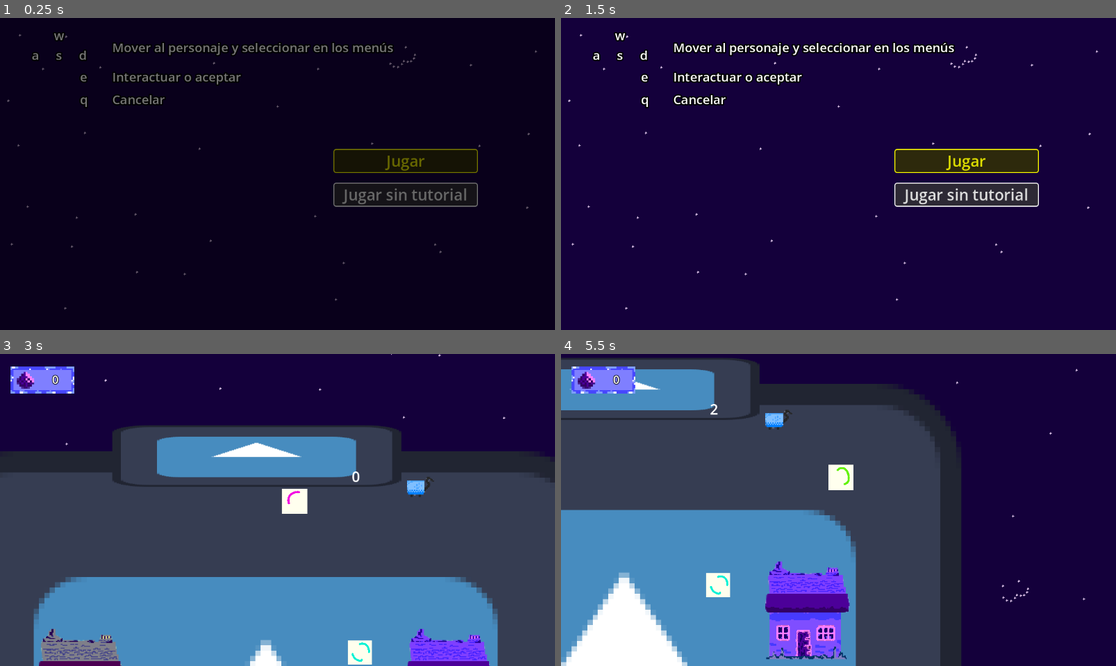
Above: before the commit, frames 1-4 (two rows, left to right).
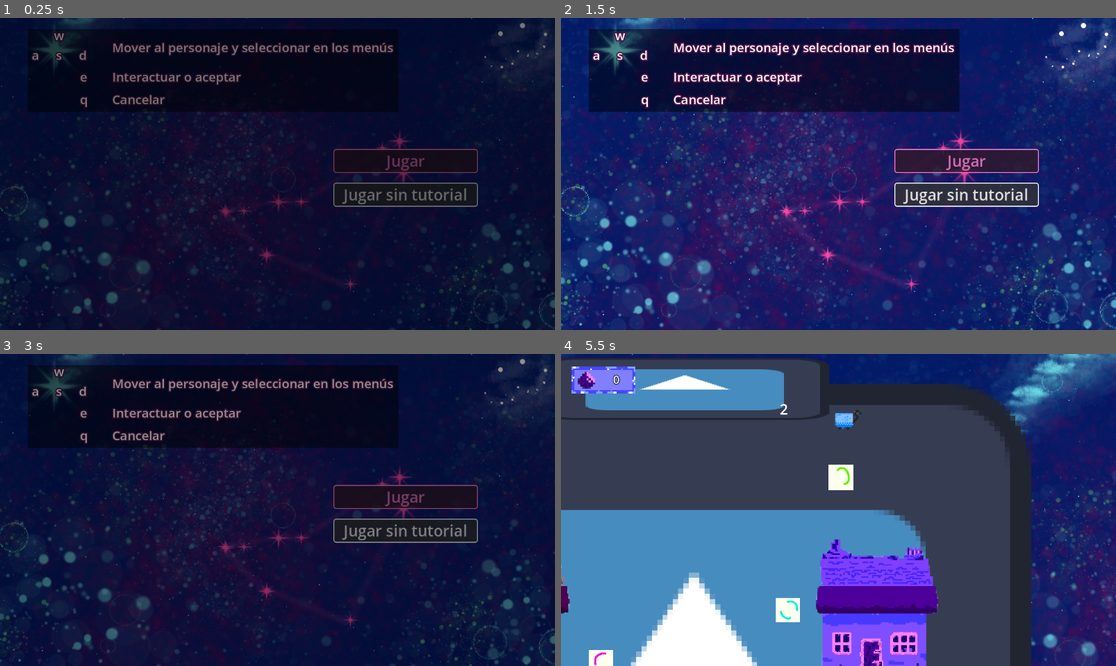
Above: after the commit, the same moments.

Repository: HectorAldao/quantic_gamejam
Game: Godot game, scene res://menus/main_menu/main_menu.tscn
Two runs of this game, one before a commit and one after it. Both use one fixed random seed, a clock stepped at 60 frames per second and the inputs below. The engine's default icon, where the game draws it, is replaced by a stand-in: a white triangle on a blue panel in a dark square.
Inputs (mouse positions are in pixels of both pictures, inside the frame that each line leads up to):
- Up to frame 1 (0.25 s): no input
- Up to frame 2 (1.5 s): click "Jugar sin tutorial" at 0.5 s; click "Jugar" at 1.25 s
- Up to frame 3 (3 s): click "Jugar" at 2 s; tap Enter (ui_accept) at 2.75 s; move the mouse to (399, 494) at 2.77 s; hold D (move_character_right) from 2.78 s (still down); hold E (interact) from 2.78 s (still down)
- Up to frame 4 (5.5 s): tap Enter (ui_accept) at 3.02, 3.77, 5.27 s; move the mouse to (727, 525) at 3.52 s; release D (move_character_right) at 3.53 s; release E (interact) at 3.53 s; hold S (move_character_down) 3.53-4.28 s; tap E (interact) at 3.6, 5.1 s; move the mouse to (894, 441) at 4.27 s; hold D (move_character_right) 4.28-5.03 s; hold E (interact) 4.28-5.03 s; move the mouse to (810, 572) at 5.02 s; hold W (move_character_up) from 5.03 s (still down)

The runs differ from the first frame. In frame 1, 14% of the frame differs, in the area x 0-100%, y 0-100%; in frame 2, 83%; in frame 3, 87%; in frame 4, 57%.
Error after the commit: Cannot call method 'change_scene_to_file' on a null value. (res://menus/main_menu/main_menu.gd:139)

Commit message:
feat: improve background and added fade on main menu

Diff:
--- a/godot_proyecto/menus/main_menu/main_menu.gd
+++ b/godot_proyecto/menus/main_menu/main_menu.gd
@@ -68,7 +68,7 @@
 	style_hover.border_width_right = 3
 	style_hover.border_width_top = 3
 	style_hover.border_width_bottom = 3
-	style_hover.border_color = Color(1.0, 1.0, 0.0, 1.0)
+	style_hover.border_color = Color(0.967, 0.485, 0.818, 1.0)
 	style_hover.corner_radius_top_left = 5
 	style_hover.corner_radius_top_right = 5
 	style_hover.corner_radius_bottom_left = 5
@@ -88,7 +88,7 @@
 func update_selection() -> void:
 	for i in range(menu_options.size()):
 		if i == current_selection:
-			menu_options[i].modulate = Color(1.0, 1.0, 0.0)  # Amarillo
+			menu_options[i].modulate = Color(0.967, 0.485, 0.818, 1.0)  # Amarillo
 		else:
 			menu_options[i].modulate = Color(1.0, 1.0, 1.0)  # Blanco
 
@@ -118,10 +118,22 @@
 
 
 func _select_current_option() -> void:
-	UiLayer.get_node("HUDContainer/PanelHuevos").visible = true
 	match current_selection:
 		0:  # Jugar
-			get_tree().change_scene_to_file("res://scenes/zonas/pueblo/pueblo.tscn")
+			await _start_game_with_fade("res://scenes/zonas/pueblo/pueblo.tscn")
 		1:  # Jugar sin tutorial
 			Global.tutorial_was_played = true
-			get_tree().change_scene_to_file("res://scenes/zonas/pueblo/pueblo.tscn")
+			await _start_game_with_fade("res://scenes/zonas/pueblo/pueblo.tscn")
+
+
+func _start_game_with_fade(scene_path: String) -> void:
+	# Emitir señal de puerta abierta para activar fade out
+	Global.door_opended.emit(scene_path)
+
+	# Esperar a que termine el fade out
+	await Global.fade_out_completed
+
+	UiLayer.get_node("HUDContainer/PanelHuevos").visible = true
+
+	# Cambiar de escena (el fade in se ejecutará automáticamente en _ready de UiLayer)
+	get_tree().change_scene_to_file(scene_path)
--- a/godot_proyecto/menus/main_menu/main_menu.tscn
+++ b/godot_proyecto/menus/main_menu/main_menu.tscn
@@ -15,13 +15,23 @@
 
 [node name="BackgroundLayer" parent="." unique_id=1326306561 instance=ExtResource("2_vu5tu")]
 layout_mode = 1
-grow_horizontal = 1
-grow_vertical = 1
+offset_left = -415.0
+offset_top = -194.0
+offset_right = 176.0
+offset_bottom = 438.0
 
 [node name="Controles" type="Control" parent="." unique_id=1610132230]
 anchors_preset = 0
 offset_right = 40.0
 offset_bottom = 40.0
+
+[node name="ColorRect" type="ColorRect" parent="Controles" unique_id=630101526]
+layout_mode = 0
+offset_left = 58.0
+offset_top = 23.0
+offset_right = 827.0
+offset_bottom = 195.0
+color = Color(0, 0, 0, 0.47058824)
 
 [node name="wasd" type="Control" parent="Controles" unique_id=1559191567]
 anchors_preset = 0
--- a/godot_proyecto/menus/main_menu/main_menu_label_settings.tres
+++ b/godot_proyecto/menus/main_menu/main_menu_label_settings.tres
@@ -3,4 +3,4 @@
 [resource]
 font_size = 26
 outline_size = 10
-outline_color = Color(0, 0, 0, 1)
+outline_color = Color(0.30488804, 0.07700742, 0.274426, 1)
--- a/godot_proyecto/project.godot
+++ b/godot_proyecto/project.godot
@@ -73,4 +73,4 @@
 textures/canvas_textures/default_texture_filter=0
 renderer/rendering_method="gl_compatibility"
 renderer/rendering_method.mobile="gl_compatibility"
-environment/defaults/default_clear_color=Color(0.078431375, 0, 0.23137255, 1)
+environment/defaults/default_clear_color=Color(0.015686275, 0.09803922, 0.4, 1)
--- a/godot_proyecto/scenes/objetos/casa/casa.tscn
+++ b/godot_proyecto/scenes/objetos/casa/casa.tscn
@@ -10,10 +10,11 @@
 script = ExtResource("1_frsrf")
 
 [node name="Sprite2D" type="Sprite2D" parent="." unique_id=864234462]
-scale = Vector2(1.9663349, 1.9663349)
+scale = Vector2(2.8570065, 2.8570065)
 texture = ExtResource("2_8nq62")
 
 [node name="StaticBody2D" type="StaticBody2D" parent="." unique_id=780920500]
+scale = Vector2(1.4529603, 1.4529603)
 
 [node name="CollisionShape2D" type="CollisionShape2D" parent="StaticBody2D" unique_id=686374835]
 position = Vector2(-4, 35)
--- a/godot_proyecto/scenes/zonas/granja/granja.tscn
+++ b/godot_proyecto/scenes/zonas/granja/granja.tscn
@@ -107,17 +107,17 @@
 offset_bottom = 512.0
 
 [node name="Gato" parent="." unique_id=183913162 instance=ExtResource("7_0tmab")]
-position = Vector2(-477.13516, -5.3331823)
+position = Vector2(-547.08594, -24.677002)
 sprite_texture = ExtResource("8_12qer")
 cientifica = "schrodinger"
 
 [node name="PolloRadioactivo" parent="." unique_id=750667649 instance=ExtResource("7_0tmab")]
-position = Vector2(-53.137978, 72.009315)
+position = Vector2(-230.38464, 194.35524)
 sprite_texture = ExtResource("9_4ieh7")
 cientifica = "curie"
 
 [node name="Oveja" parent="." unique_id=233454787 instance=ExtResource("7_0tmab")]
-position = Vector2(-540.18726, -6.9098554)
+position = Vector2(338.2489, 365.05334)
 "multiplicador_tamaño" = 1.5
 velocidad = 35.0
 sprite_texture = ExtResource("10_m1qic")
@@ -125,7 +125,7 @@
 mira_derecha = false
 
 [node name="Erizo" parent="." unique_id=1424811808 instance=ExtResource("7_0tmab")]
-position = Vector2(-12.868399, -43.54325)
+position = Vector2(-518.7358, 79.54223)
 "multiplicador_tamaño" = 0.5
 velocidad = 30.0
 sprite_texture = ExtResource("11_nes8p")
@@ -133,13 +133,13 @@
 mira_derecha = false
 
 [node name="Conejo" parent="." unique_id=1397820351 instance=ExtResource("7_0tmab")]
-position = Vector2(-192.04338, -51.850197)
+position = Vector2(547.57794, -25.622892)
 "multiplicador_tamaño" = 1.25
 velocidad = 70.0
 sprite_texture = ExtResource("12_o7v88")
 
 [node name="BackgroundLayer" parent="." unique_id=1326306561 instance=ExtResource("13_4ieh7")]
-offset_left = -3488.0
+offset_left = -3522.0
 offset_top = -1443.0
-offset_right = 3527.1113
+offset_right = 3493.1113
 offset_bottom = 2503.0
--- a/godot_proyecto/scenes/zonas/pueblo/pueblo.gd
+++ b/godot_proyecto/scenes/zonas/pueblo/pueblo.gd
@@ -1,5 +1,38 @@
 extends Node2D
+
+signal dialog_requested(npc_name: String, dialog_lines: Array)
+
+# Dictionary containing tutorial dialog
+var dialogs: Dictionary = {
+	"heisenberg_tutorial": [
+		"h Ah, perfecto, llegas justo a tiempo.",
+		"p Buenos días, profesor. Me dijo que tenía algo urgente que...",
+		"h Me voy de viaje. Indefinidamente. Tú te quedas a cargo de esto.",
+		"p ¿Perdón, se refiere a la granja? ¿Una beca doctoral incluye cuidar granjas?",
+		"h No es una granja normal. Es una Granja Cuántica TM.",
+		"p Eso... ¿qué significa exactamente?",
+		"h Mejor que no lo sepas. De hecho, cuanto menos sepas, mejor funcionará todo. Es la regla número uno.",
+		"p ¿Y cuánto tiempo estará fuera?",
+		"h Imposible saberlo con certeza. Podría volver en una hora. O en cinco años. Depende.",
+		"p ¿Depende de qué?",
+		"h De si vuelvo o no.",
+		"h Bueno... Bienvenido a la física cuántica. Tu trabajo es simple: recoger huevos, mantener contentos a los 'visitantes científicos', y sobre todo... No los mires demasiado fijamente.",
+		"p ¿A los científicos?",
+		"h A los huevos. Bueno, a ambos, la verdad. Pero especialmente a los huevos.",
+		"p Profesor, esto no tiene ningún...",
+		"h ¡Perfecto! Empiezas a entenderlo.",
+		"h Ah, y una cosa más: la posición de los huevos solo puedes verificarla desde dentro del gallinero.",
+		"h Pero la cantidad solo la sabrás desde fuera. Y ambas pueden cambiar mientras miras la otra.",
+		"p Eso viola todas las leyes de...",
+		"h Sí, sí. Nos vemos. O no. ¡Quién sabe!"
+	]
+}
 
 func _ready() -> void:
 	Global.huevos = 0
 	$Huevos/HuevosLabel.text = str(Global.huevos)
+
+	# Iniciar tutorial si no se ha reproducido
+	if not Global.tutorial_was_played:
+		var dialog_lines = dialogs.get("heisenberg_tutorial", [])
+		dialog_requested.emit("heisenberg", dialog_lines)
--- a/godot_proyecto/scenes/zonas/pueblo/pueblo.tscn
+++ b/godot_proyecto/scenes/zonas/pueblo/pueblo.tscn
@@ -34,11 +34,10 @@
 script = ExtResource("1_4ed80")
 
 [node name="BackgroundLayer" parent="." unique_id=1326306561 instance=ExtResource("2_mjabk")]
-offset_left = -2146.0
-offset_top = -1454.0
-offset_right = 2313.0
-offset_bottom = 1525.0
-stretch_mode = 1
+offset_left = -3733.0
+offset_top = -2138.0
+offset_right = 3013.0
+offset_bottom = 1842.0
 
 [node name="Suelo" type="Sprite2D" parent="." unique_id=1056217518]
 position = Vector2(0, 2.3841858e-07)
@@ -67,7 +66,7 @@
 position = Vector2(380, 296)
 
 [node name="Curie" parent="." unique_id=333613127 instance=ExtResource("8_56j6e")]
-position = Vector2(195, -279)
+position = Vector2(195, -227)
 sprite_cientifica = ExtResource("9_3pfhl")
 
 [node name="Dirac" parent="." unique_id=1180912838 instance=ExtResource("8_56j6e")]
--- a/godot_proyecto/ui/background/backgroundlayer.tscn
+++ b/godot_proyecto/ui/background/backgroundlayer.tscn
@@ -1,6 +1,6 @@
 [gd_scene format=3 uid="uid://df3reqvk5plnm"]
 
-[ext_resource type="Texture2D" uid="uid://bdwry3lhghde1" path="res://assets/suelos/fondo.png" id="1_wogc8"]
+[ext_resource type="Texture2D" uid="uid://dno48t2mrjai2" path="res://assets/suelos/fondo_estelar_grande.png" id="1_wogc8"]
 
 [node name="BackgroundLayer" type="TextureRect" unique_id=1326306561]
 z_index = -4096
@@ -8,9 +8,9 @@
 anchor_right = 1.0
 anchor_bottom = 1.0
 offset_left = -203.0
-offset_top = -26.0
-offset_right = 565.0
-offset_bottom = 406.0
+offset_top = -126.0
+offset_right = 388.0
+offset_bottom = 506.0
 grow_horizontal = 2
 grow_vertical = 2
 texture = ExtResource("1_wogc8")
Binary file added: godot_proyecto/assets/suelos/fondo_estelar_grande.png
Not shown, added: godot_proyecto/assets/suelos/fondo_estelar_grande.png.import
Not shown, changed: docs/index.html
Not shown, changed: docs/index.pck
